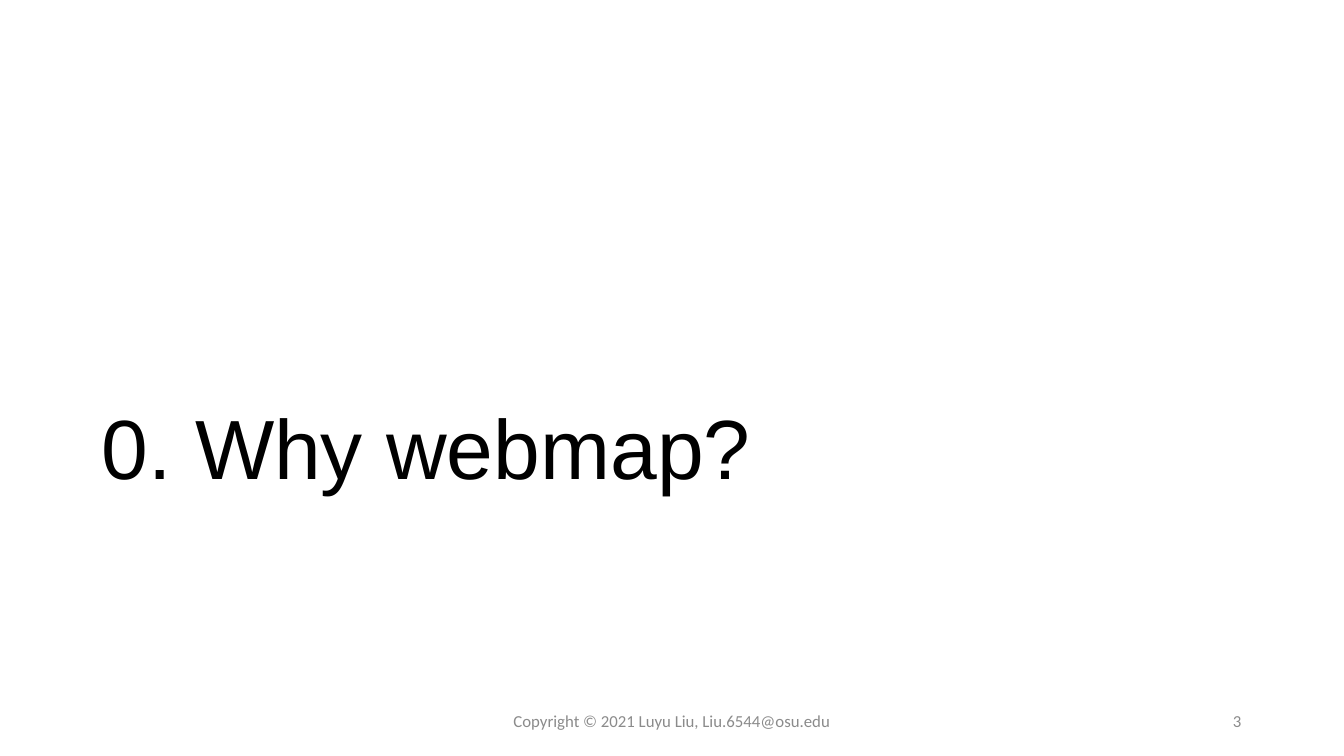
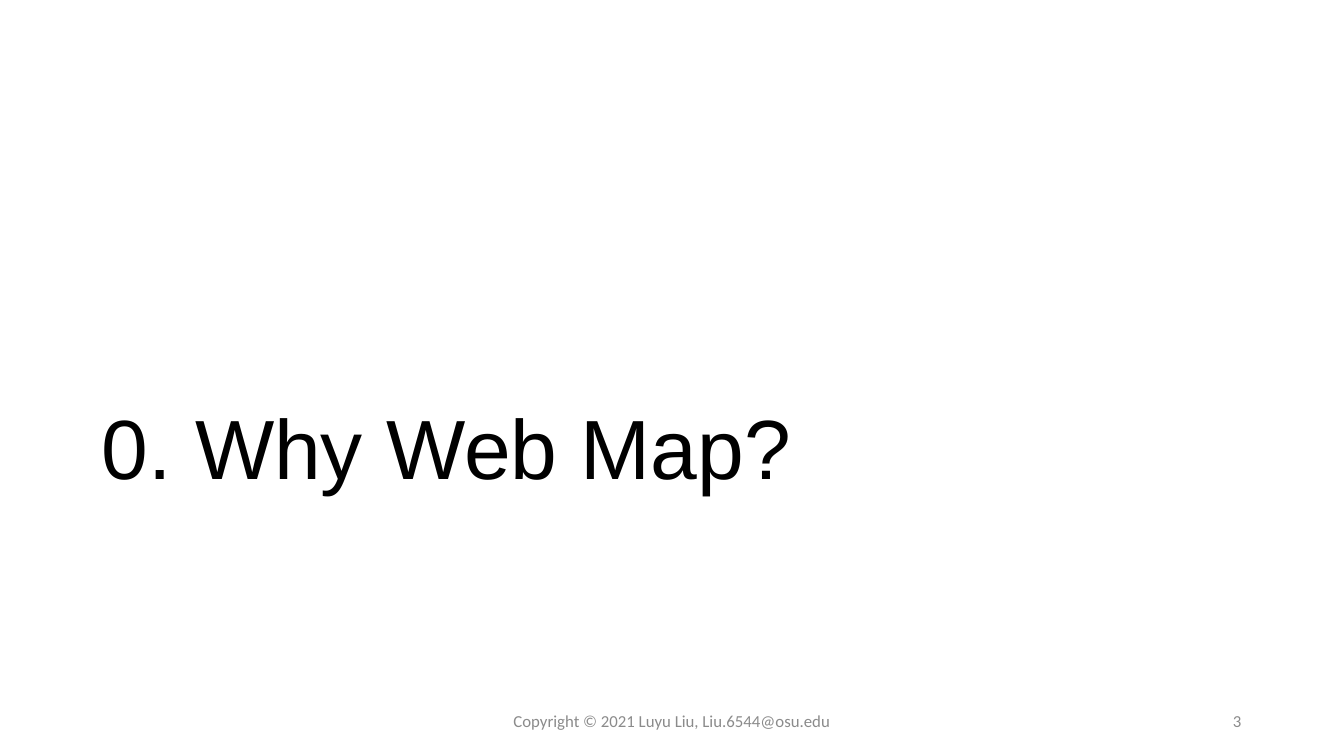
Before and after one commit to luyuliu/vizathon-geovisualization, a slide deck: slide 3 of doc/presentation_vizathon.pptx. Drawn at 1344x756 pixels with LibreOffice and Linux fonts; fonts in the diff are those of the drawing. Boxes give left, top, right and bottom in pixels: in the first picture for what was removed or moved away, otherwise in the second. Text is boxed around its words. In the diff, an @@ line names an element or a change of style, - is before the commit and + after.

```diff
--- a/doc/presentation_vizathon.pptx
+++ b/doc/presentation_vizathon.pptx
@@ title at box(102, 418, 791, 495): text changed @@
-0. Why webmap?
+0. Why Web Map?
```
Also in this commit, not shown: 4 other slides changed, 1 slide added, 1 other file.
